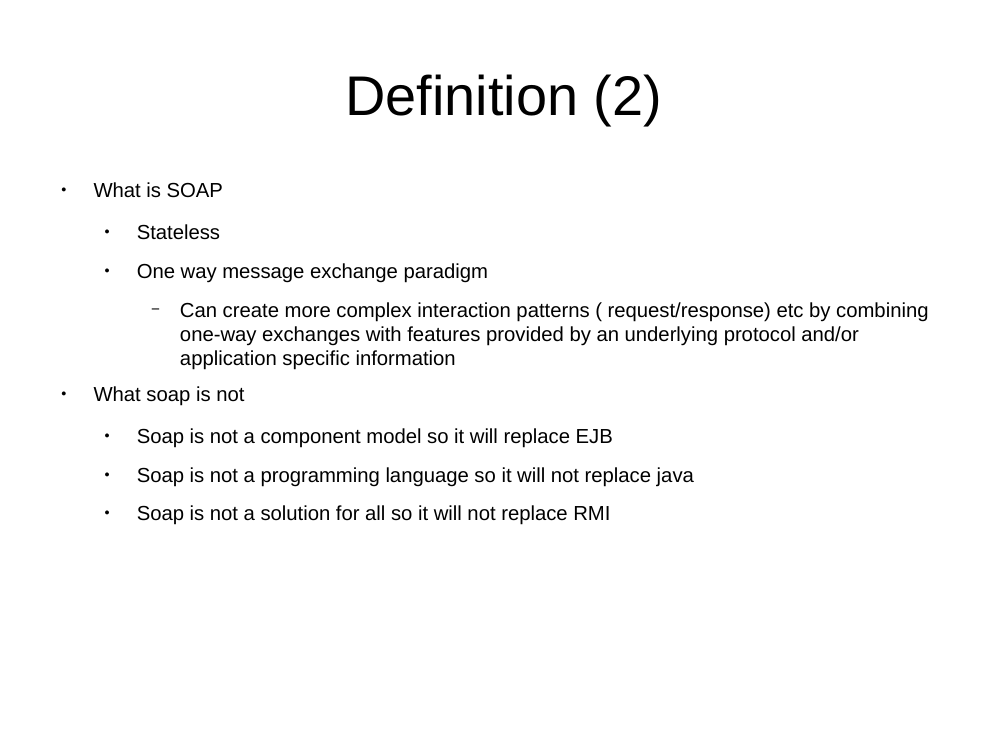
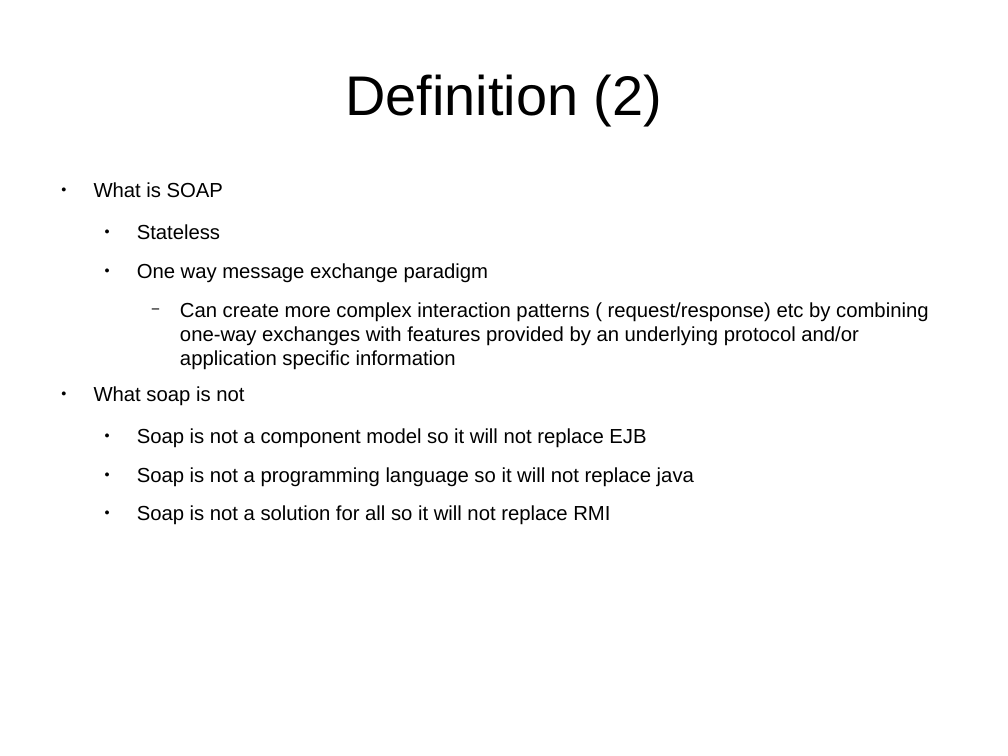
Before and after one commit to CharlesStockman/notesFromCourses, a slide deck: slide 4 of web/architecture/Soap.odp (slide 3 before the commit). Drawn at 1008x756 pixels with LibreOffice and Linux fonts; fonts in the diff are those of the drawing. Boxes give left, top, right and bottom in pixels: in the first picture for what was removed or moved away, otherwise in the second. Text is boxed around its words. In the diff, an @@ line names an element or a change of style, - is before the commit and + after.

```diff
--- a/web/architecture/Soap.odp
+++ b/web/architecture/Soap.odp
@@ text at [137,428,646,448]: text changed @@
-  ● Soap is not a component model so it will replace EJB
+  ● Soap is not a component model so it will not replace EJB
```
Also in this commit, not shown: 2 other slides changed, 1 slide added, 27 other files.
